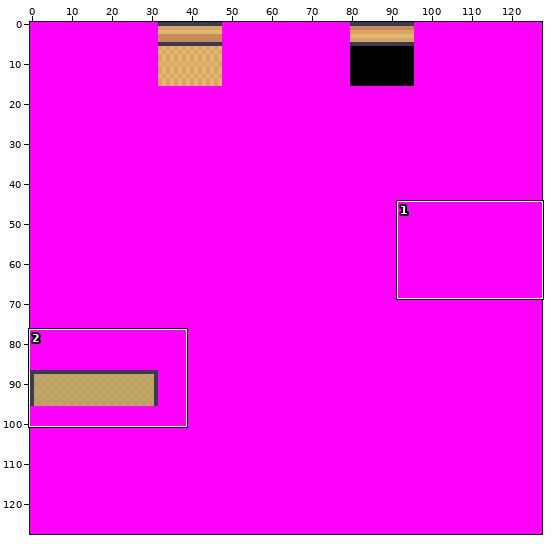
One commit to this sprite sheet: tools/porytiles/raw/primary/SSPathfinder/top.png. The first picture is a wide view before the edit; the outline marks the close-up.
Close-up. Before:
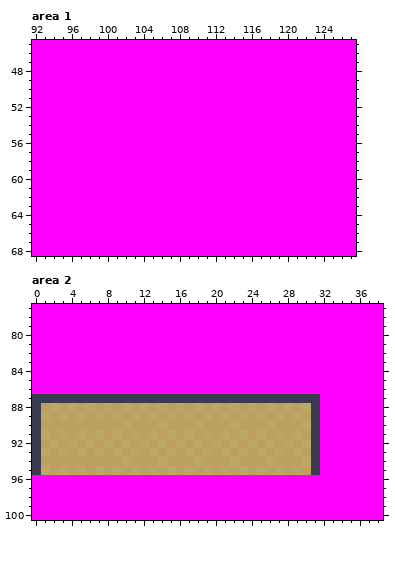
The file is 128x128 pixels. Shown: area 1: x 92..127, y 45..68; area 2: x 0..38, y 77..100.
Now the later version:
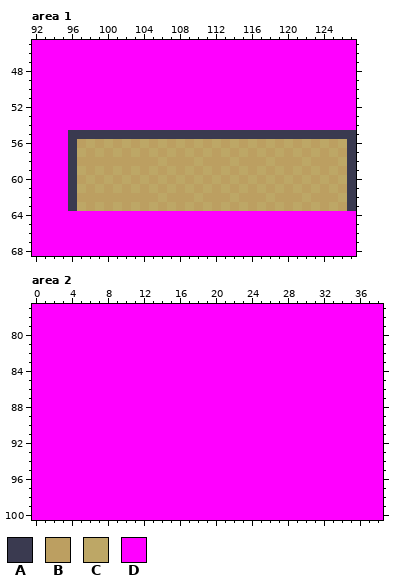
Palette (. is transparent): A #3a3a50  B #bc9f61  C #bda766  D #ff00ff
Change:
Area 1:
y 55: x 96..127 DDDDDDDDDDDDDDDDDDDDDDDDDDDDDDDD -> AAAAAAAAAAAAAAAAAAAAAAAAAAAAAAAA
y 56: x 96..127 DDDDDDDDDDDDDDDDDDDDDDDDDDDDDDDD -> ABCBCBCBCBCBCBCBCBCBCBCBCBCBCBCA
y 57: x 96..127 DDDDDDDDDDDDDDDDDDDDDDDDDDDDDDDD -> ACBCBCBCBCBCBCBCBCBCBCBCBCBCBCBA
y 58: x 96..127 DDDDDDDDDDDDDDDDDDDDDDDDDDDDDDDD -> ABBBBBBBBBCBBBCBBBCBBBCBBBCBBBCA
y 59: x 96..127 DDDDDDDDDDDDDDDDDDDDDDDDDDDDDDDD -> ACBCBCBCBCBCBCBCBCBCBCBCBCBCBCBA
y 60: x 96..127 DDDDDDDDDDDDDDDDDDDDDDDDDDDDDDDD -> ABCBCBCBCBCBCBCBCBCBCBCBCBCBCBCA
y 61: x 96..127 DDDDDDDDDDDDDDDDDDDDDDDDDDDDDDDD -> ACBCBCBCBCBCBCBCBCBCBCBCBCBCBCBA
y 62: x 96..127 DDDDDDDDDDDDDDDDDDDDDDDDDDDDDDDD -> ABBBBBBBBBCBBBCBBBCBBBCBBBCBBBCA
y 63: x 96..127 DDDDDDDDDDDDDDDDDDDDDDDDDDDDDDDD -> ACBCBCBCBCBCBCBCBCBCBCBCBCBCBCBA
Area 2:
y 87: x 0..31 AAAAAAAAAAAAAAAAAAAAAAAAAAAAAAAA -> DDDDDDDDDDDDDDDDDDDDDDDDDDDDDDDD
y 88: x 0..31 ABCBCBCBCBCBCBCBCBCBCBCBCBCBCBCA -> DDDDDDDDDDDDDDDDDDDDDDDDDDDDDDDD
y 89: x 0..31 ACBCBCBCBCBCBCBCBCBCBCBCBCBCBCBA -> DDDDDDDDDDDDDDDDDDDDDDDDDDDDDDDD
y 90: x 0..31 ABBBBBBBBBCBBBCBBBCBBBCBBBCBBBCA -> DDDDDDDDDDDDDDDDDDDDDDDDDDDDDDDD
y 91: x 0..31 ACBCBCBCBCBCBCBCBCBCBCBCBCBCBCBA -> DDDDDDDDDDDDDDDDDDDDDDDDDDDDDDDD
y 92: x 0..31 ABCBCBCBCBCBCBCBCBCBCBCBCBCBCBCA -> DDDDDDDDDDDDDDDDDDDDDDDDDDDDDDDD
y 93: x 0..31 ACBCBCBCBCBCBCBCBCBCBCBCBCBCBCBA -> DDDDDDDDDDDDDDDDDDDDDDDDDDDDDDDD
y 94: x 0..31 ABBBBBBBBBCBBBCBBBCBBBCBBBCBBBCA -> DDDDDDDDDDDDDDDDDDDDDDDDDDDDDDDD
y 95: x 0..31 ACBCBCBCBCBCBCBCBCBCBCBCBCBCBCBA -> DDDDDDDDDDDDDDDDDDDDDDDDDDDDDDDD
